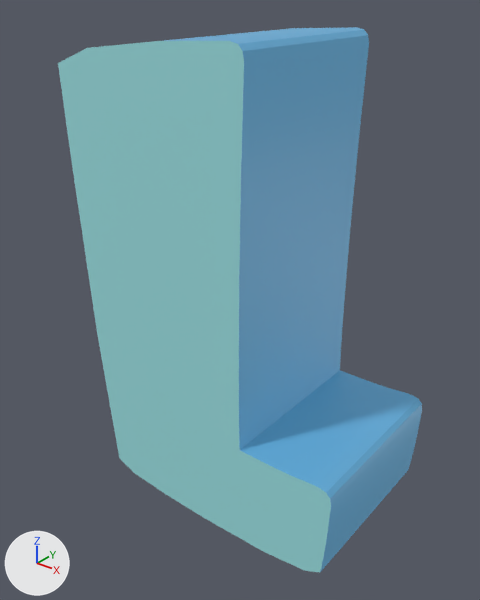
Renders of the glTF model scene/models/alphaNum/l.glb from each side of a commit.
Before and after are seen from a camera (50 mm lens) standing at (0.374, -0.479, 0.494) and looking at (0.002, -0.014, 0.206). Arrows for +X, +Y and +Z are at lower left; the lights stay in place. Objects named as collision shapes, trigger or cutter boxes, shadow casters or lower levels of detail are left out. Where no turn or scale is listed for an object, it has been applied to the vertices.

The first picture shows 'l'.
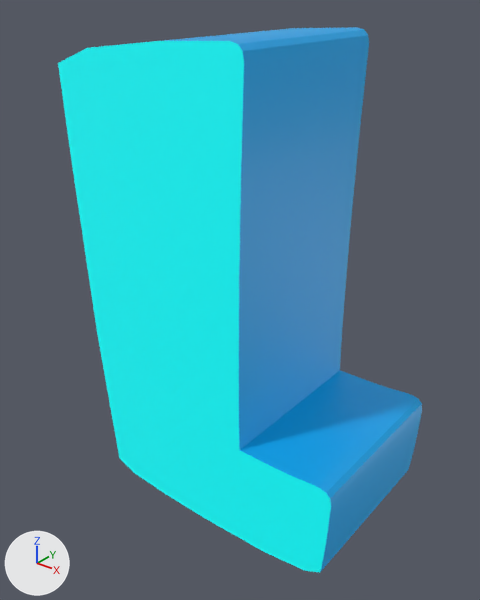
What differs and where, as boxes [x1, y1, x2, y2] in the pictures (480 x 600 px):
'l', recoloured
    both: [58, 27, 422, 573]

Diff of the bpy script that builds the scene:
```diff
--- a/scene/models/alphaNum/l.glb.py
+++ b/scene/models/alphaNum/l.glb.py
@@ mat_light @@
 mat_light = principled_material('Light')
-mat_light.base_color = (0.251, 0.566, 0.581)  # cyan #89c6c9
-mat_light.emission_color = (0.05, 0.113, 0.115)  # dark cyan #3f5e5f
+mat_light.base_color = (0.0, 1.0, 1.0)  # cyan #00ffff
+mat_light.emission_color = (0.0, 0.2, 0.2)  # dark cyan #007c7c
 mat_light.emission_strength = 1.0
@@ mat_dark @@
 mat_dark = principled_material('Dark')
-mat_dark.base_color = (0.101, 0.338, 0.562)  # blue #599dc6
-mat_dark.emission_color = (0.02, 0.0673, 0.113)  # dark blue #27495e
+mat_dark.base_color = (0.0, 0.296, 0.651)  # cyan #0094d3
+mat_dark.emission_color = (0.0, 0.0592, 0.13)  # dark blue #004565
 mat_dark.emission_strength = 1.0
```
